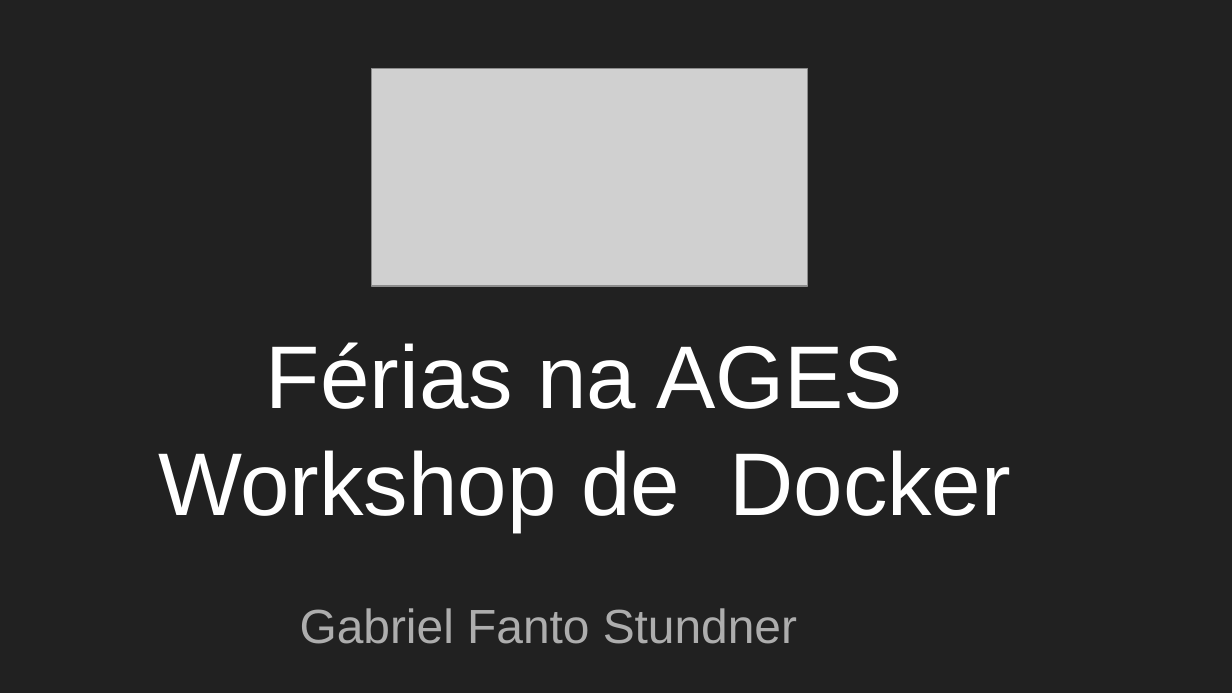
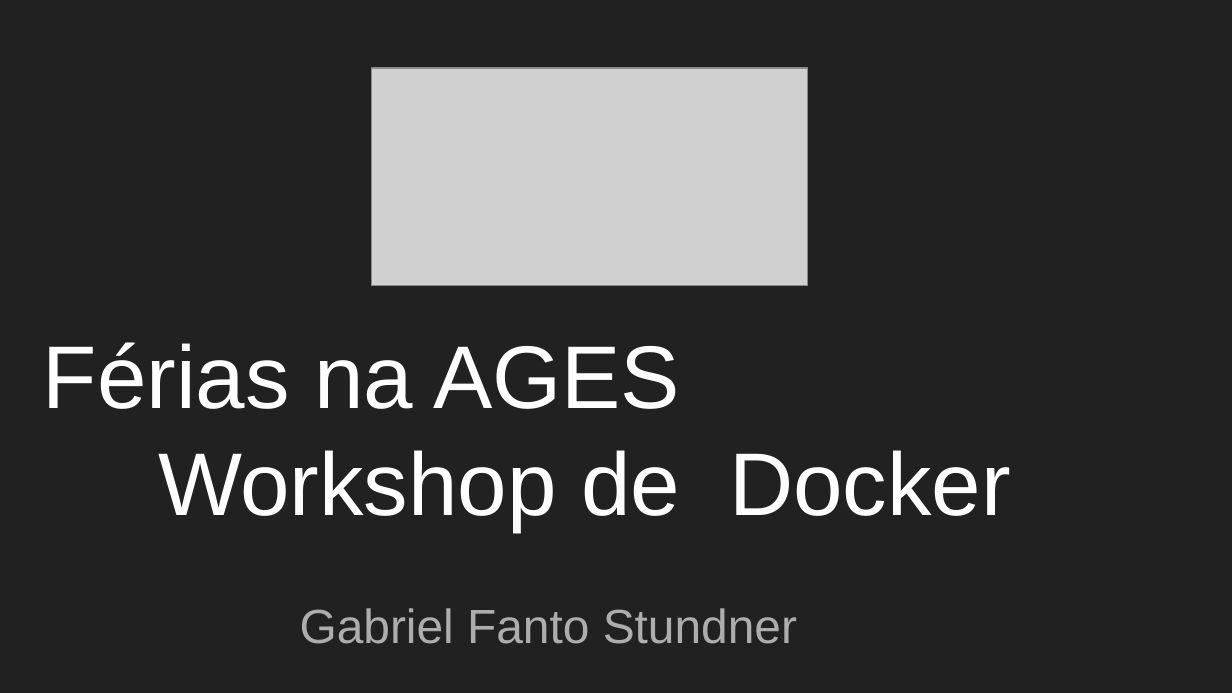
Before and after one commit to F4NT0/D0CK3R, a slide deck: slide 1 of Aula_Docker.pptx. Drawn at 1232x693 pixels with LibreOffice and Linux fonts; fonts in the diff are those of the drawing; grey boxes stand for pictures. Boxes give left, top, right and bottom in pixels: in the first picture for what was removed or moved away, otherwise in the second. Text is boxed around its words. In the diff, an @@ line names an element or a change of style, - is before the commit and + after.

```diff
--- a/Aula_Docker.pptx
+++ b/Aula_Docker.pptx
@@ text at bbox=[43, 342, 1011, 531]: text changed @@
-Férias na AGES
-Workshop de Docker
+Férias na AGES
+Workshop de Docker
```
Also in this commit, not shown: 27 other slides changed, 1 slide added.
